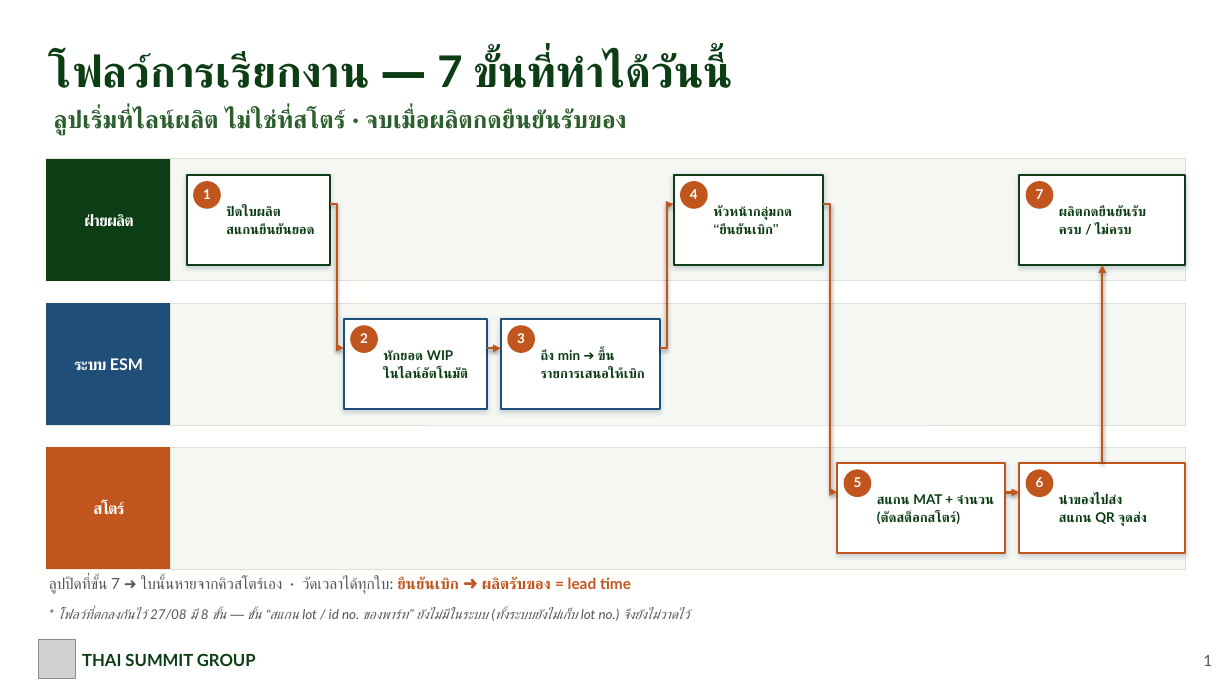
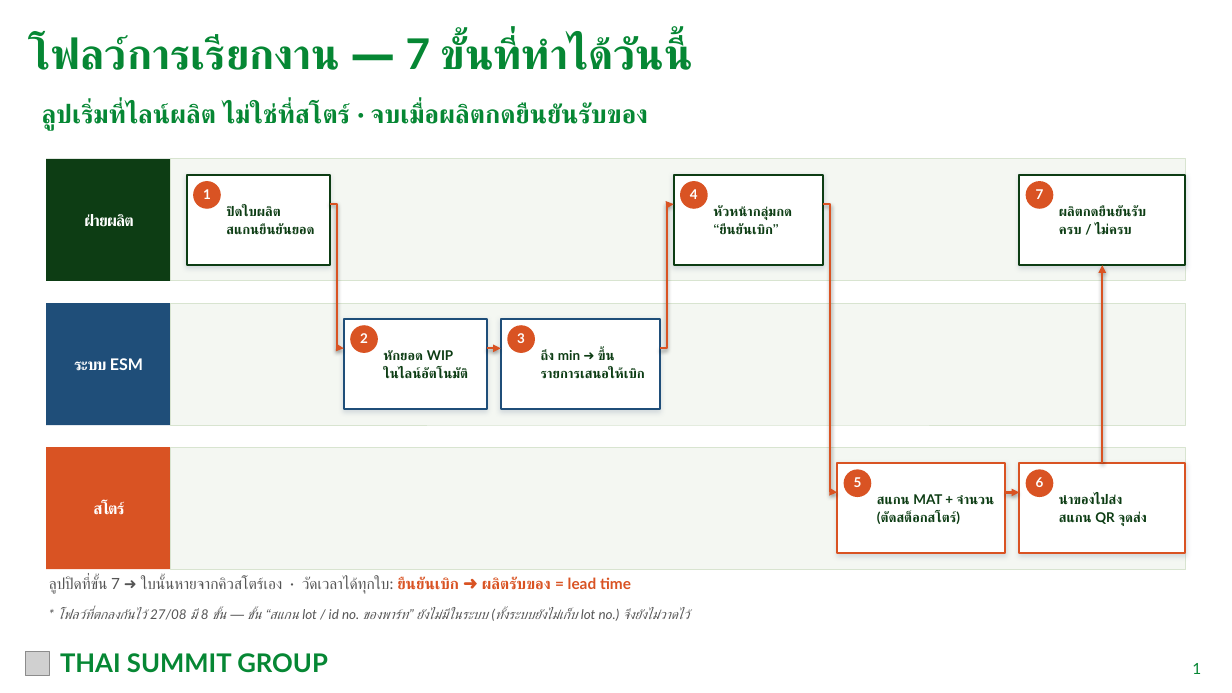
Before and after one commit to tsat4pd3-sketch/4Mmanagement, a slide deck: slide 2 of docs/meetings/TSAT_Production_Pull_Loop_Flow_2026-09-25.pptx. Drawn at 1232x693 pixels with LibreOffice and Linux fonts; fonts in the diff are those of the drawing; grey boxes stand for pictures. Boxes give left, top, right and bottom in pixels: in the first picture for what was removed or moved away, otherwise in the second. Text is boxed around its words. In the diff, an @@ line names an element or a change of style, - is before the commit and + after.

```diff
--- a/docs/meetings/TSAT_Production_Pull_Loop_Flow_2026-09-25.pptx
+++ b/docs/meetings/TSAT_Production_Pull_Loop_Flow_2026-09-25.pptx
@@ text "โฟลว์การเรียกงาน — 7 ขั้นที่ทำได้วันนี้": place and size @@
-text "โฟลว์การเรียกงาน — 7 ขั้นที่ทำได้วันนี้" at (49,53,724,88)
+text "โฟลว์การเรียกงาน — 7 ขั้นที่ทำได้วันนี้" at (29,36,684,70)
@@ text "โฟลว์การเรียกงาน — 7 ขั้นที่ทำได้วันนี้" at (29,36,684,70): size 34 to 33 pt, text colour #0D3D14 to #068734; vertical alignment middle to top @@
@@ text "ลูปเริ่มที่ไลน์ผลิต ไม่ใช่ที่สโตร์ · จบเมื่อผลิตกดยืนยันรับข ...": place and size @@
-text "ลูปเริ่มที่ไลน์ผลิต ไม่ใช่ที่สโตร์ · จบเมื่อผลิตกดยืนยันรับข ..." at (54,109,627,136)
+text "ลูปเริ่มที่ไลน์ผลิต ไม่ใช่ที่สโตร์ · จบเมื่อผลิตกดยืนยันรับข ..." at (42,103,648,130)
@@ text "ลูปเริ่มที่ไลน์ผลิต ไม่ใช่ที่สโตร์ · จบเมื่อผลิตกดยืนยันรับข ..." at (42,103,648,130): size 19 to 20 pt, text colour #2C5F2D to #068734 @@
@@ elbow arrow (330, 204) - (344, 348): stroke #C0561E 1.75 pt to #D95323 1.75 pt @@
@@ elbow arrow (660, 348) - (674, 204): stroke #C0561E 1.75 pt to #D95323 1.75 pt @@
@@ elbow arrow (823, 204) - (837, 493): stroke #C0561E 1.75 pt to #D95323 1.75 pt @@
@@ fill #C0561E to #D95323 in 8 elements at (46,447,171,569), (193,181,221,209), (350,325,378,353), (507,325,535,353), (680,181,708,209), (844,470,872,497), (1026,470,1054,497), (1026,181,1054,209) @@
@@ elbow arrow (1103, 463) - (1103, 265): stroke #C0561E 1.75 pt to #D95323 1.75 pt @@
@@ elbow arrow (487, 348) - (501, 348): stroke #C0561E 1.75 pt to #D95323 1.75 pt @@
@@ rectangle at (837,463,1006,554): outline #C0561E 1.5 pt to #D95323 1.5 pt @@
@@ rectangle at (1019,463,1186,554): outline #C0561E 1.5 pt to #D95323 1.5 pt @@
@@ elbow arrow (1006, 493) - (1019, 493): stroke #C0561E 1.75 pt to #D95323 1.75 pt @@
@@ text "ลูปปิดที่ขั้น 7 ➜ ใบนั้นหายจากคิวสโตร์เอง · ..." at (49,576,631,593): text colour #C0561E to #D95323 in "ยืนยันเบิก ➜ ผลิตรับของ = lead time" @@
@@ picture added at (25,652,49,676) @@
@@ picture removed at (39,640,76,678) @@
@@ text "THAI SUMMIT GROUP": place and size @@
-text "THAI SUMMIT GROUP" at (82,653,256,666)
+text "THAI SUMMIT GROUP" at (60,653,328,673)
@@ text "THAI SUMMIT GROUP" at (60,653,328,673): size 13 to 20 pt, text colour #0D3D14 to #068734 @@
@@ text "1": place and size @@
-text "1" at (1203,655,1212,666)
+text "1" at (1192,663,1201,674)
@@ text "1" at (1192,663,1201,674): text colour #555555 to #068734; vertical alignment middle to top @@
```
Also in this commit, not shown: 6 other slides changed, 21 other files.
